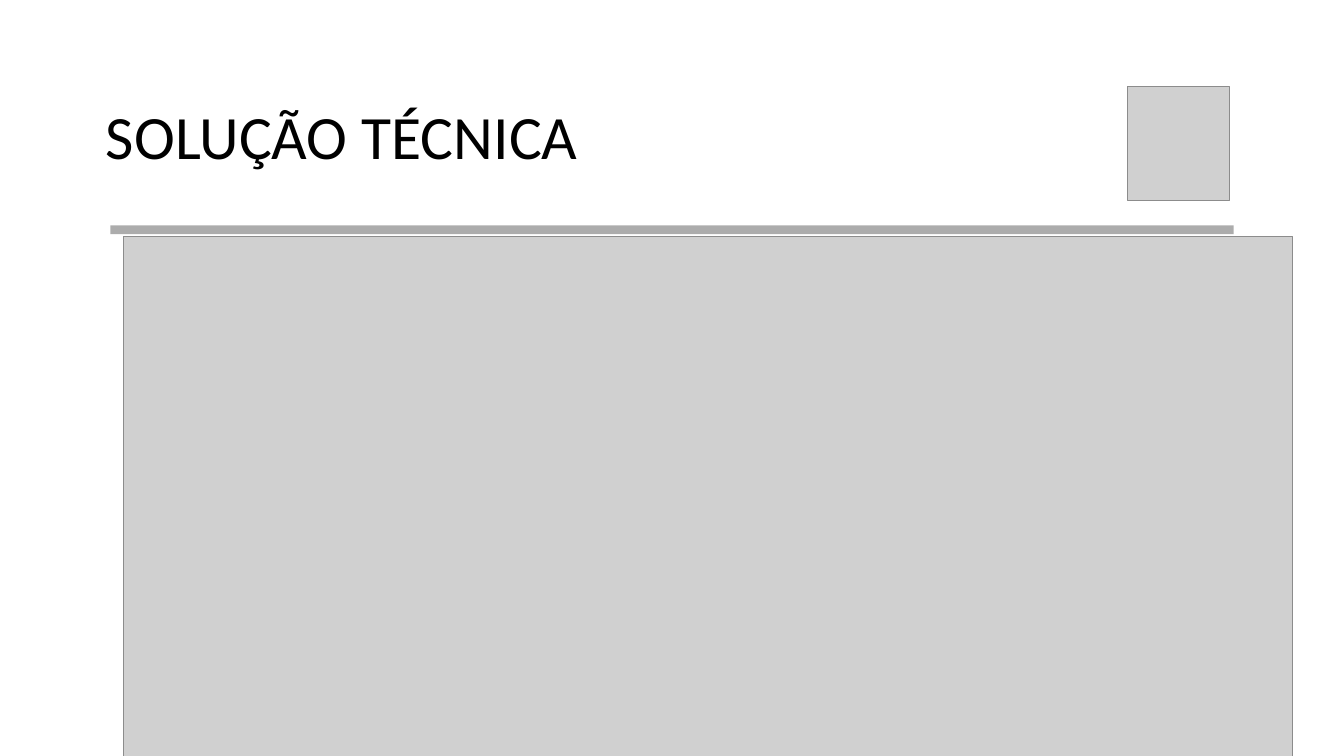
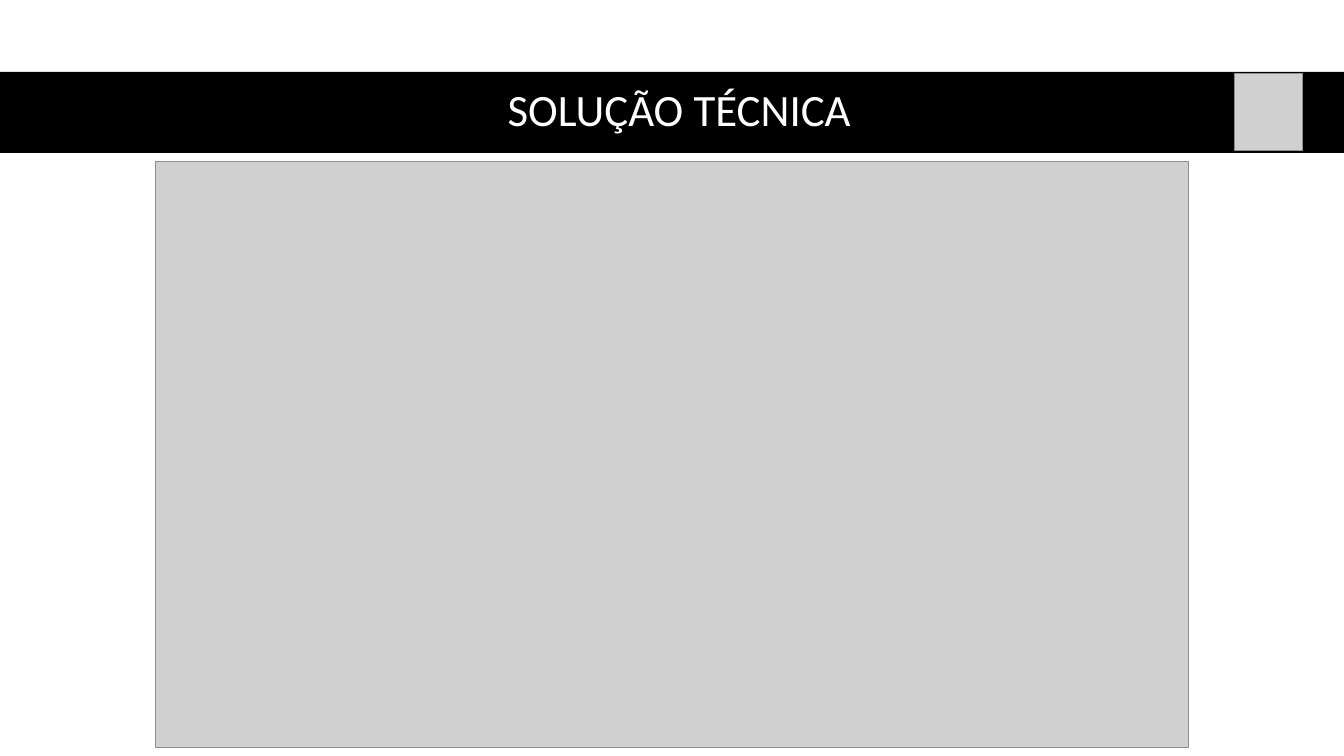
Before and after one commit to vitorsilv/Next-Streaming, a slide deck: slide 8 of Documentação/Apresentação.pptx (slide 12 before the commit). Drawn at 1344x756 pixels with LibreOffice and Linux fonts; fonts in the diff are those of the drawing; grey boxes stand for pictures. Boxes give left, top, right and bottom in pixels: in the first picture for what was removed or moved away, otherwise in the second. Text is boxed around its words. In the diff, an @@ line names an element or a change of style, - is before the commit and + after.

```diff
--- a/Documentação/Apresentação.pptx
+++ b/Documentação/Apresentação.pptx
@@ rectangle added at [0, 72, 1344, 153], fill #000000 @@
@@ title "SOLUÇÃO TÉCNICA": place and size @@
-title "SOLUÇÃO TÉCNICA" at [106, 108, 578, 170]
+title "SOLUÇÃO TÉCNICA" at [508, 89, 851, 134]
@@ title "SOLUÇÃO TÉCNICA" at [508, 89, 851, 134]: size 44 to 32 pt, text colour #000000 to #FFFFFF; alignment left to centre @@
@@ picture: place and size @@
-picture at [1128, 87, 1230, 200]
+picture at [1234, 74, 1303, 150]
@@ picture: place and size @@
-picture at [124, 237, 1294, 756]
+picture at [155, 162, 1189, 748]
@@ rectangle removed at [110, 226, 1233, 235] @@
```
Also in this commit, not shown: 14 other slides changed, 7 slides removed, 2 other files.
